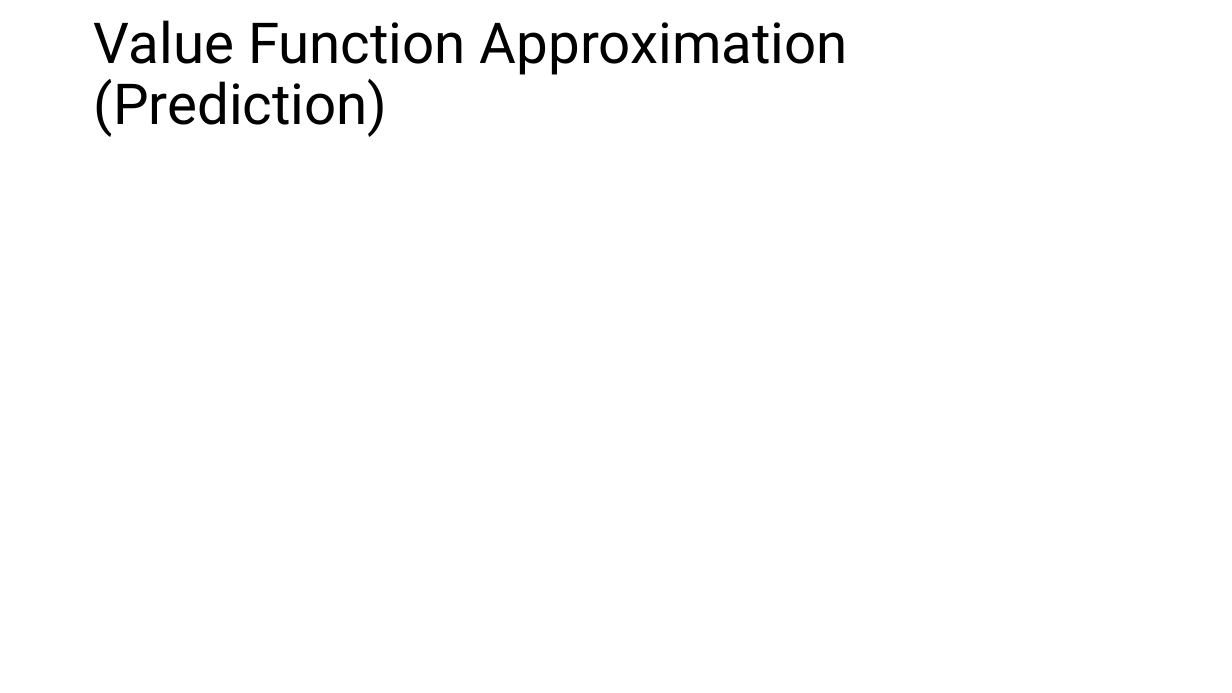
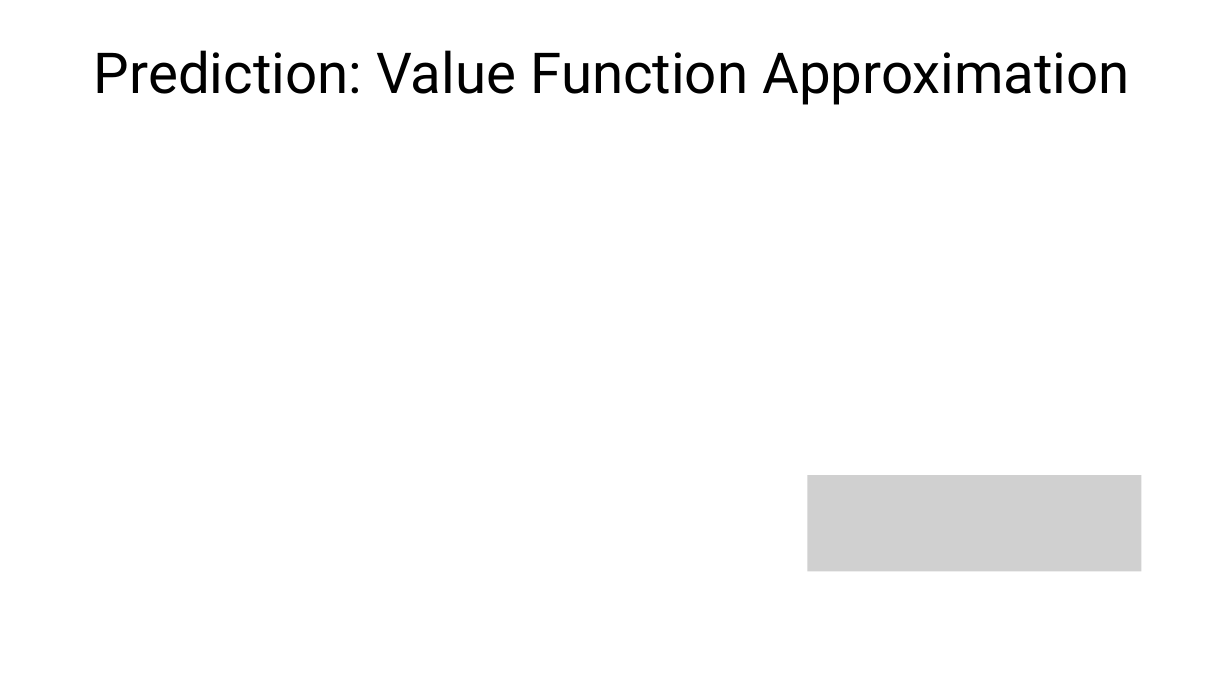
Before and after one commit to mhahsler/Introduction_to_Reinforcement_Learning, a slide deck: slide 6 of slides/Lecture_Chapter09.pptx. Drawn at 1232x693 pixels with LibreOffice and Linux fonts; fonts in the diff are those of the drawing; grey boxes stand for pictures. Boxes give left, top, right and bottom in pixels: in the first picture for what was removed or moved away, otherwise in the second. Text is boxed around its words. In the diff, an @@ line names an element or a change of style, - is before the commit and + after.

```diff
--- a/slides/Lecture_Chapter09.pptx
+++ b/slides/Lecture_Chapter09.pptx
@@ title at bbox=[94, 50, 1130, 105]: text changed @@
-Value Function Approximation (Prediction)
+Prediction: Value Function Approximation
@@ picture added at bbox=[808, 475, 1141, 571] @@
```
Also in this commit, not shown: 14 other slides changed, 4 slides added, 3 slides removed, 5 other files.
